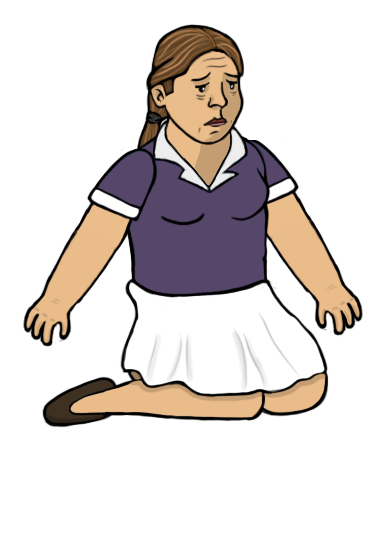
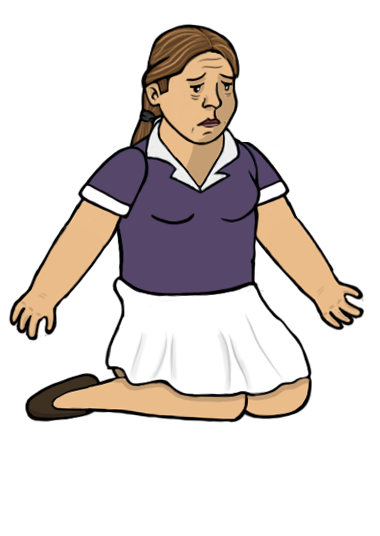
Two versions of the same layered image (380 × 536). Layer-by-layer changes:
painted on "Forearm_L" (4th of 5, in "Skin_Chushpan" › "Forearm_L") over [8, 224, 116, 349]
painted on "Shoulder_L" (4th of 5, in "Skin_Chushpan" › "Shoulder_L") over [58, 145, 158, 269]
painted on "Head" (4th of 4, in "Skin_Chushpan" › "Head") over [140, 23, 245, 146]
moved "Forearm_R" (3rd of 3, in "Skin_Chushpan") above "Chest" over [263, 216, 365, 341]
painted on "Forearm_L" (5th of 5, in "Skin_Chushpan" › "Forearm_R") over [263, 216, 365, 341]
painted on "Слой 20" over [105, 93, 288, 303]
painted on "Слой 27" over [128, 88, 171, 188]
painted on "Слой 29" over [24, 275, 330, 428]
painted on "Слой 21" over [118, 215, 273, 330]
painted on "Shoulder_L" (5th of 5, in "Skin_Chushpan" › "Shoulder_R") over [220, 140, 318, 265]
